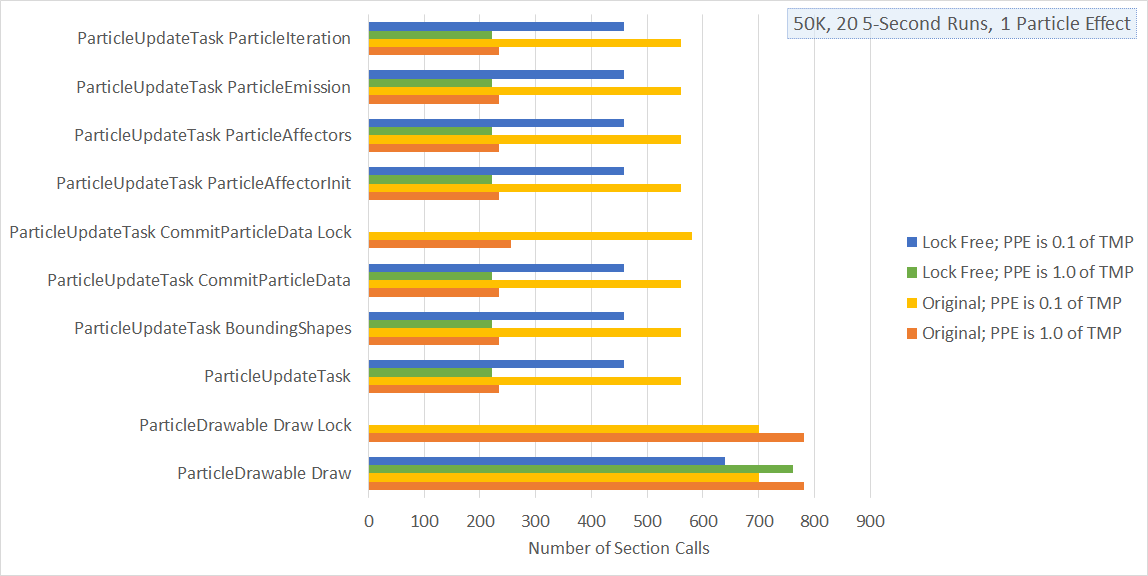
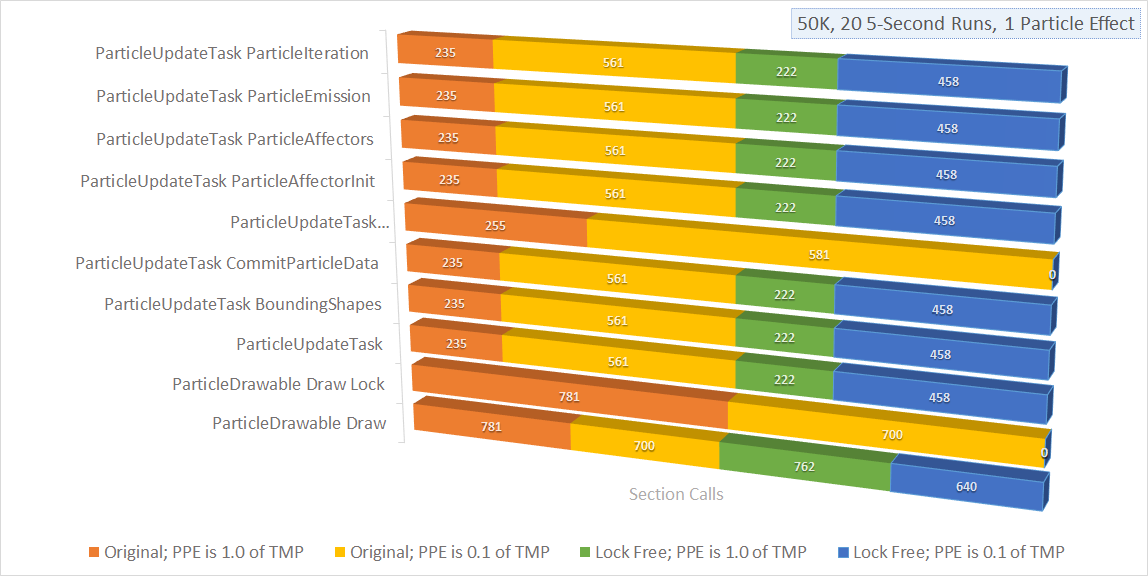
The second w=1148, h=576 image is a revision of the first. Changes to its layers:
added layer "Layer 3" above "Layer 2" over [10, 8, 1141, 561]
